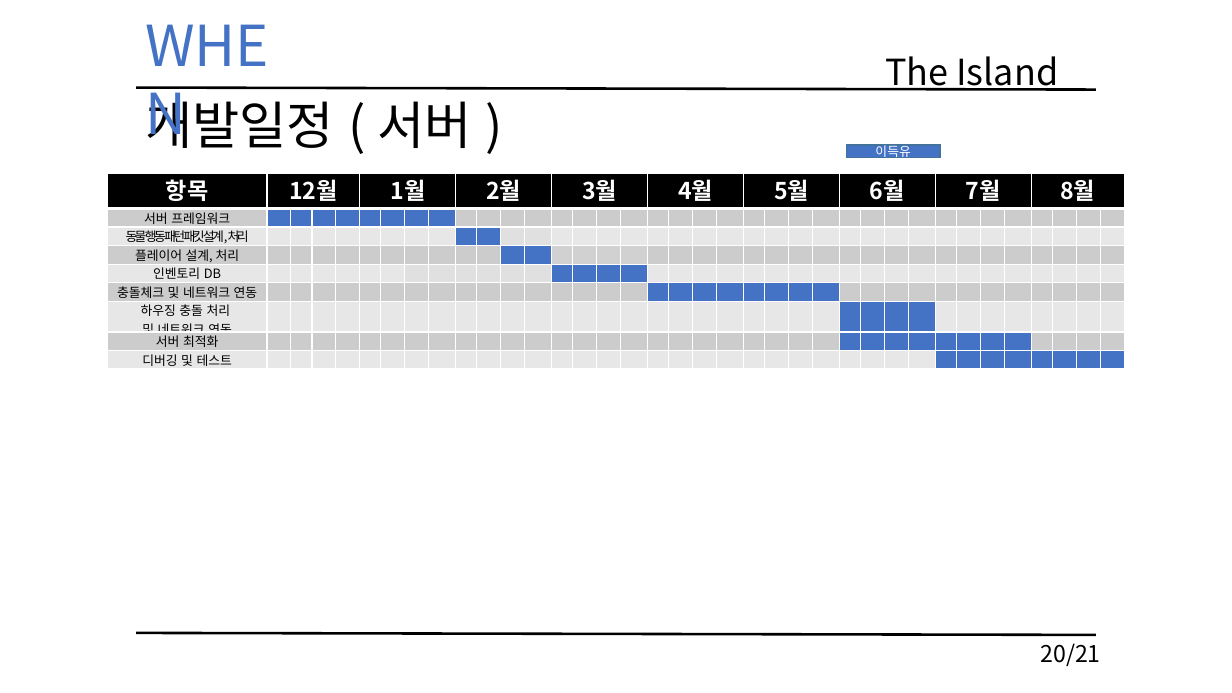
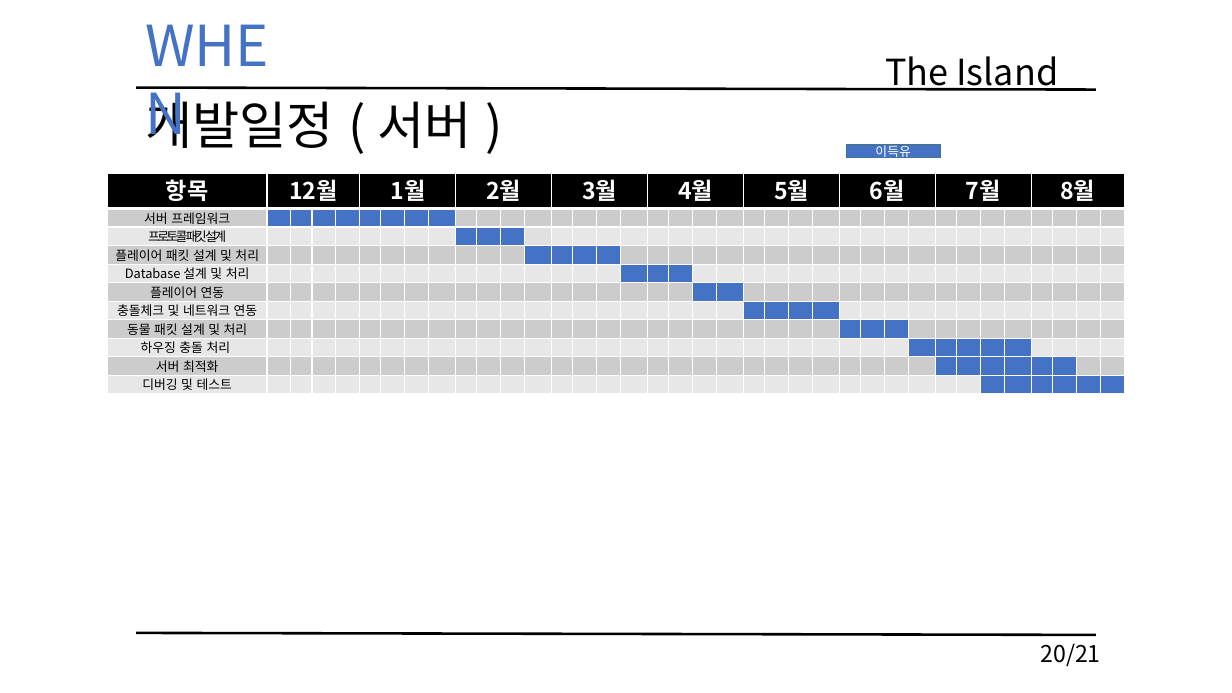
Before and after one commit to SickPerson/TheIsland, a slide deck: slide 20 of 문서/발표/TheIsland_김하윤_이동규_이득유.pptx. Drawn at 1232x693 pixels with LibreOffice and Linux fonts; fonts in the diff are those of the drawing. Boxes give left, top, right and bottom in pixels: in the first picture for what was removed or moved away, otherwise in the second. Text is boxed around its words. In the diff, an @@ line names an element or a change of style, - is before the commit and + after.

```diff
--- a/문서/발표/TheIsland_김하윤_이동규_이득유.pptx
+++ b/문서/발표/TheIsland_김하윤_이동규_이득유.pptx
@@ table at [107,173,1127,394] @@
-row 3: 동물 행동 패턴 패킷 설계, 처리 |  |  |  |  |  |  |  |  |  |  |  |  |  |  |  |  |  |  |  |  |  |  |  |  |  |  |  |  |  |  |  |  |  |  |  | 
-row 4: 플레이어 설계, 처리 |  |  |  |  |  |  |  |  |  |  |  |  |  |  |  |  |  |  |  |  |  |  |  |  |  |  |  |  |  |  |  |  |  |  |  | 
-row 5: 인벤토리 DB |  |  |  |  |  |  |  |  |  |  |  |  |  |  |  |  |  |  |  |  |  |  |  |  |  |  |  |  |  |  |  |  |  |  |  | 
+row 3: 프로토콜 패킷 설계 |  |  |  |  |  |  |  |  |  |  |  |  |  |  |  |  |  |  |  |  |  |  |  |  |  |  |  |  |  |  |  |  |  |  |  | 
+row 4: 플레이어 패킷 설계 및 처리 |  |  |  |  |  |  |  |  |  |  |  |  |  |  |  |  |  |  |  |  |  |  |  |  |  |  |  |  |  |  |  |  |  |  |  | 
+row 5: Database 설계 및 처리 |  |  |  |  |  |  |  |  |  |  |  |  |  |  |  |  |  |  |  |  |  |  |  |  |  |  |  |  |  |  |  |  |  |  |  | 
+row 6: 플레이어 연동 |  |  |  |  |  |  |  |  |  |  |  |  |  |  |  |  |  |  |  |  |  |  |  |  |  |  |  |  |  |  |  |  |  |  |  | 
-row 7: 하우징 충돌 처리 / 및 네트워크 연동 |  |  |  |  |  |  |  |  |  |  |  |  |  |  |  |  |  |  |  |  |  |  |  |  |  |  |  |  |  |  |  |  |  |  |  | 
+row 8: 동물 패킷 설계 및 처리 |  |  |  |  |  |  |  |  |  |  |  |  |  |  |  |  |  |  |  |  |  |  |  |  |  |  |  |  |  |  |  |  |  |  |  | 
+row 9: 하우징 충돌 처리 |  |  |  |  |  |  |  |  |  |  |  |  |  |  |  |  |  |  |  |  |  |  |  |  |  |  |  |  |  |  |  |  |  |  |  | 
```
Also in this commit, not shown: 1 other slide changed, 16 other files.
